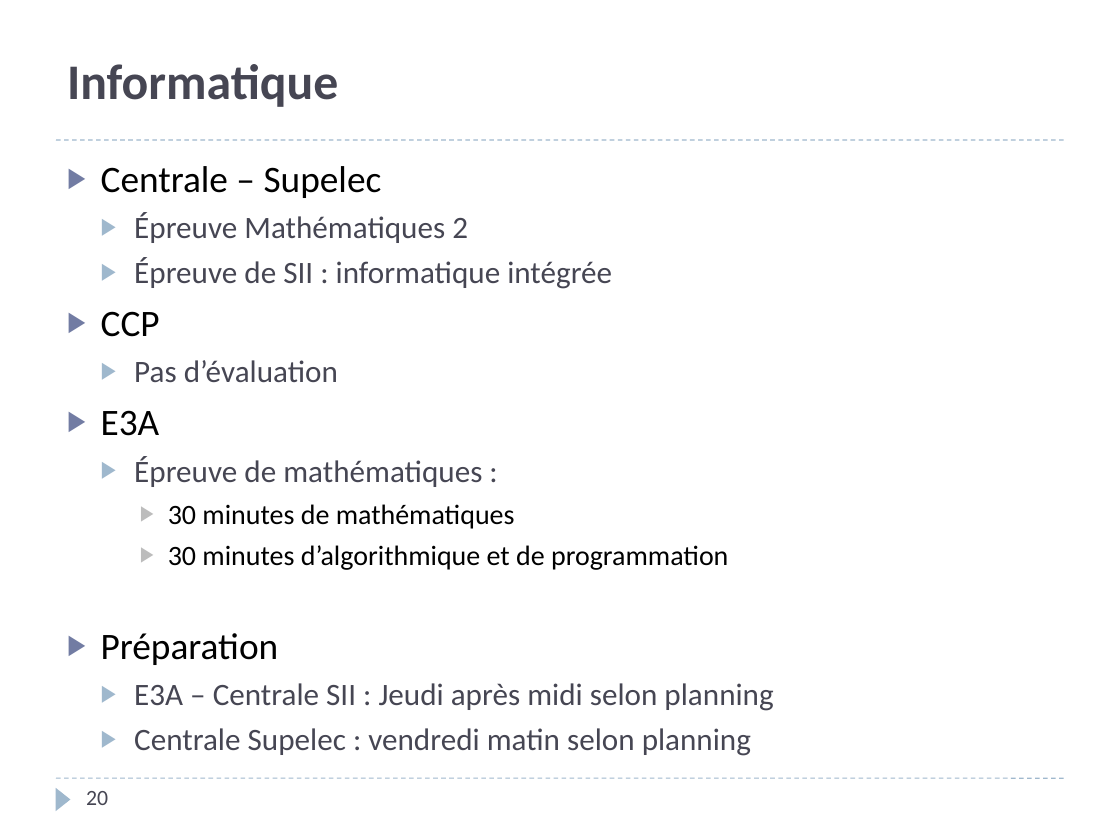
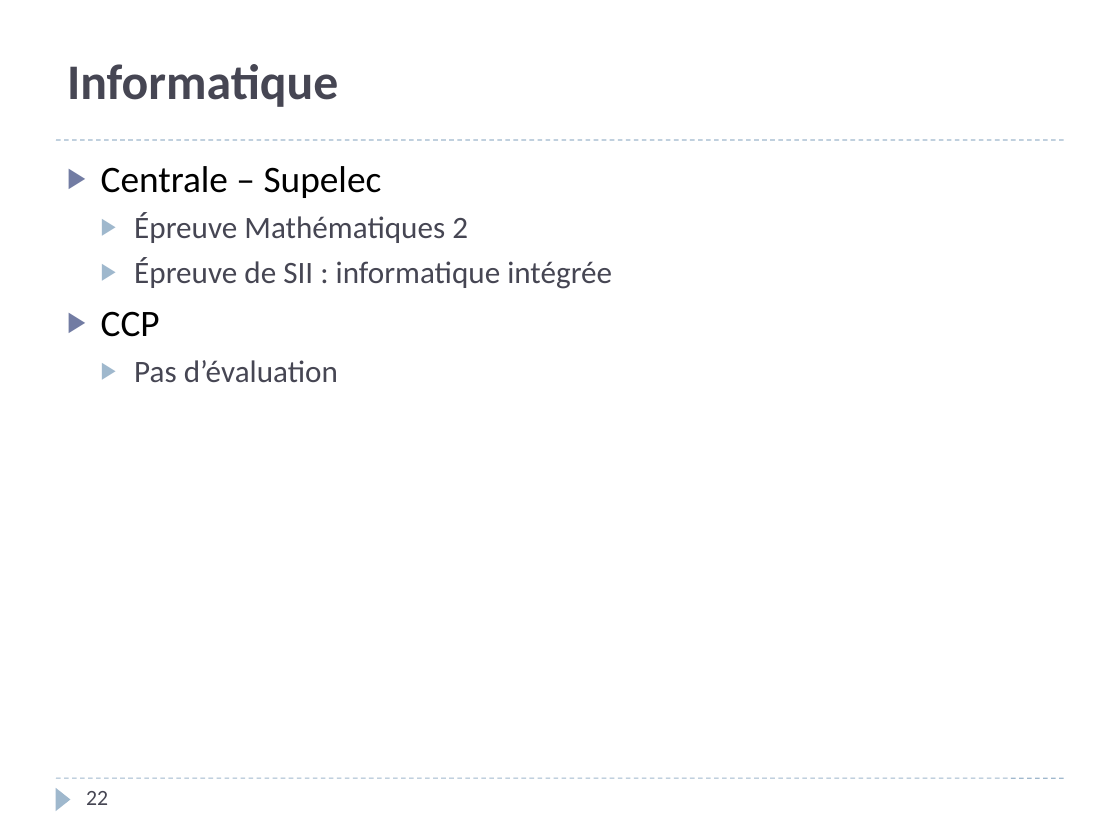
Before and after one commit to xpessoles/PSI, a slide deck: slide 22 of PreparationOral/PreparationOral.pptx (slide 20 before the commit). Drawn at 1120x840 pixels with LibreOffice and Linux fonts; fonts in the diff are those of the drawing. Boxes give left, top, right and bottom in pixels: in the first picture for what was removed or moved away, otherwise in the second. Text is boxed around its words. In the diff, an @@ line names an element or a change of style, - is before the commit and + after.

```diff
--- a/PreparationOral/PreparationOral.pptx
+++ b/PreparationOral/PreparationOral.pptx
@@ text at (101, 410, 773, 756): paragraphs removed @@
-▶ E3A
-  ▶ Épreuve de mathématiques :
-    ▶ 30 minutes de mathématiques
-    ▶ 30 minutes d’algorithmique et de programmation
-▶ Préparation
-  ▶ E3A – Centrale SII : Jeudi après midi selon planning
-  ▶ Centrale Supelec : vendredi matin selon planning
@@ page number at (86, 791, 108, 805): text changed @@
-20
+22
```
Also in this commit, not shown: 7 other slides changed, 3 slides added, 2 slides removed.
